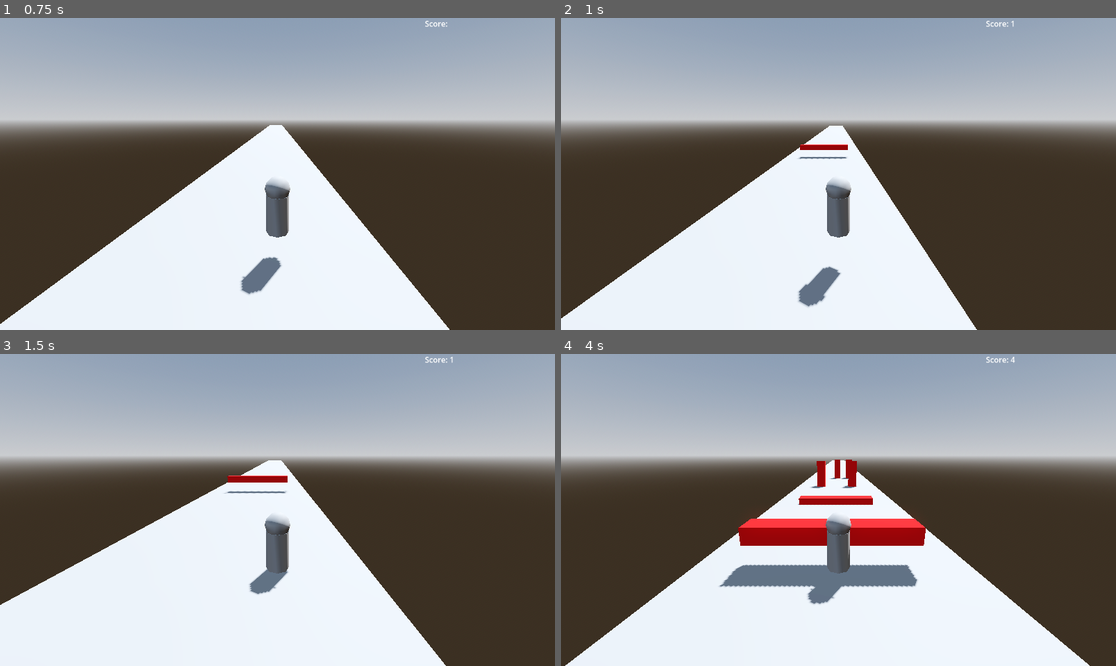
Above: before the commit, frames 1-4 (two rows, left to right).
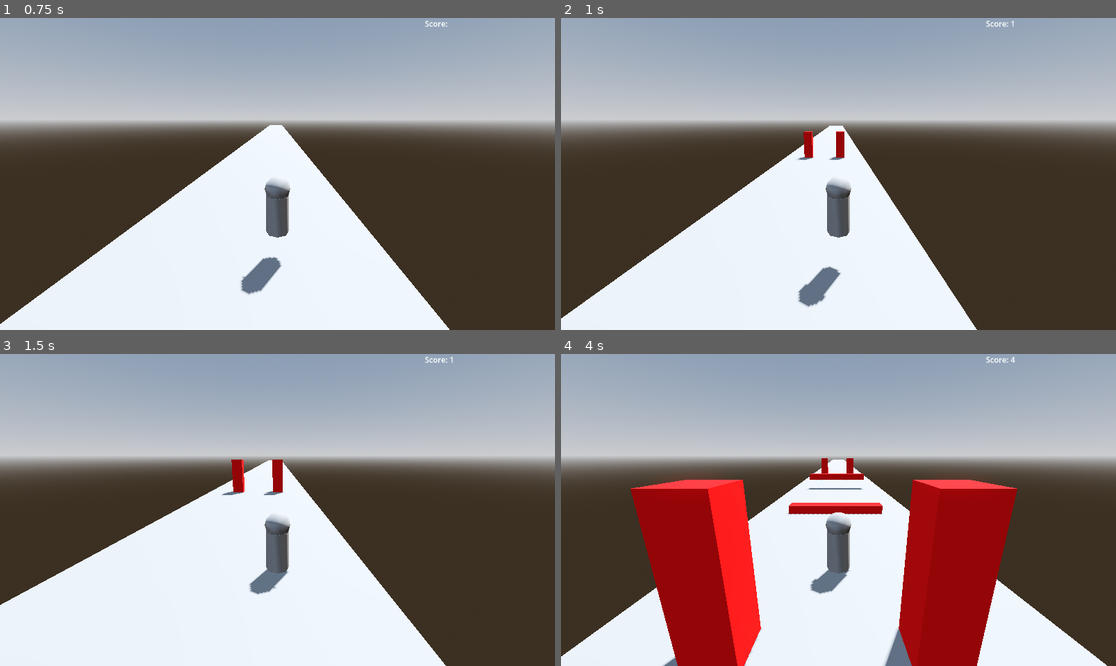
Above: after the commit, the same moments.

Repository: sebastian946/Learn_endless_runner
Game: Godot game, scene res://Scenes/Main.tscn
Same seed, same stepped clock (60 frames per second), same inputs: the game is played once before the commit and once after it.
Inputs:
- Up to frame 1 (0.75 s): tap Enter (ui_accept) at 0.5 s; hold Right (ui_right) from 0.53 s (still down)
- Up to frame 2 (1 s): keep holding Right (ui_right); tap Enter (ui_accept) at 0.77 s
- Up to frame 3 (1.5 s): release Right (ui_right) at 1.28 s; hold Down (ui_down) from 1.28 s (still down)
- Up to frame 4 (4 s): tap Enter (ui_accept) at 1.52, 3.02, 3.77 s; release Down (ui_down) at 2.03 s; hold Right (ui_right) 2.03-3.53 s; hold Left (ui_left) from 3.53 s (still down)

Frame 1 is identical in both runs. In frame 2, 0.4% of the frame differs, in the area x 42-52%, y 36-46%; in frame 3, 0.6%; in frame 4, 27%, in the area x 0-99%, y 33-100%.

Commit message:
Create the coin process

Diff:
--- a/Scenes/GameManager.gd
+++ b/Scenes/GameManager.gd
@@ -3,9 +3,11 @@
 signal ScoreUpdated(score:int)
 
 @export var ObstacleScene: Array[PackedScene] = []
+@export var PowerUpScene: Array[PackedScene] = []
 @export var MinSpawnTime: float = 1.0
 @export var MaxSpawnTime: float = 2.0
 @export var SpawnDistance: float = -20.0
+@export var PickUpableSpawnChance : float = .3
 
 
 var score: int = 0
@@ -13,25 +15,38 @@
 
 
 func _on_spawn_timer_timeout() -> void:
-	var obstacleScene = ObstacleScene[randi() % ObstacleScene.size()]
-	var currentOB = obstacleScene.instantiate()
-
-	if currentOB.CurrentObstacleType == Obstacle.ObstacleType.LOW or currentOB.CurrentObstacleType == Obstacle.ObstacleType.HIGH:
-		var obstacle = obstacleScene.instantiate()
-		obstacle.position = Vector3(0, 0,SpawnDistance)
-		$ObstacleContainer.add_child(obstacle)
-		currentOB.queue_free()
+	var randValue = randf()
+	if randValue < PickUpableSpawnChance:
+		var obstacleScene = PowerUpScene[randi() % PowerUpScene.size()]
+		var currentOB = obstacleScene.instantiate()
+		var spawnLane = randi() % 3
+		currentOB.position = Vector3(lanePosition[spawnLane], 0, SpawnDistance)
+		$ObstacleContainer.add_child(currentOB)
 	else:
-		var openLane = randi() % 3
-		for i in range(3):
-			if i != openLane:
-				var obstacle = obstacleScene.instantiate()
-				obstacle.position = Vector3(lanePosition[i], 0,SpawnDistance)
-				$ObstacleContainer.add_child(obstacle)
-		currentOB.queue_free()
+		var obstacleScene = ObstacleScene[randi() % ObstacleScene.size()]
+		var currentOB = obstacleScene.instantiate()
+		if currentOB.CurrentObstacleType == Obstacle.ObstacleType.LOW or currentOB.CurrentObstacleType == Obstacle.ObstacleType.HIGH:
+			var obstacle = obstacleScene.instantiate()
+			obstacle.position = Vector3(0, 0,SpawnDistance)
+			$ObstacleContainer.add_child(obstacle)
+			currentOB.queue_free()
+		else:
+			var openLane = randi() % 3
+			for i in range(3):
+				if i != openLane:
+					var obstacle = obstacleScene.instantiate()
+					obstacle.position = Vector3(lanePosition[i], 0,SpawnDistance)
+					$ObstacleContainer.add_child(obstacle)
+			currentOB.queue_free()
 
 
 func _on_score_timer_timeout() -> void:
 	score += 1
 	ScoreUpdated.emit(score)
 	pass # Replace with function body.
+
+
+func _on_player_add_score(score: int) -> void:
+	self.score += score
+	ScoreUpdated.emit(score)
+	pass # Replace with function body.
--- a/Scenes/Main.tscn
+++ b/Scenes/Main.tscn
@@ -1,10 +1,11 @@
-[gd_scene load_steps=13 format=3 uid="uid://blljswsk5sc4o"]
+[gd_scene load_steps=15 format=3 uid="uid://blljswsk5sc4o"]
 
 [ext_resource type="Script" uid="uid://chcpnijcsm2ik" path="res://Scenes/GameManager.gd" id="1_kln2b"]
 [ext_resource type="Script" uid="uid://bsm7te63qn5ct" path="res://Scenes/player.gd" id="1_r150o"]
 [ext_resource type="PackedScene" uid="uid://cx5woti4g3xt1" path="res://Scenes/obstacle/standar_obstacle.tscn" id="2_idj7w"]
 [ext_resource type="PackedScene" uid="uid://ie84wadau2xh" path="res://Scenes/obstacle/lower_obstacle.tscn" id="3_rgh2o"]
 [ext_resource type="PackedScene" uid="uid://cdy1ci68hs0ib" path="res://Scenes/obstacle/upper_obstacle.tscn" id="4_pbw6q"]
+[ext_resource type="PackedScene" uid="uid://cwrwekueeraah" path="res://Scenes/coin/coin.tscn" id="5_jw32o"]
 [ext_resource type="Script" uid="uid://dstwyjtqxa5ka" path="res://Scenes/ui_manager.gd" id="6_v1gob"]
 
 [sub_resource type="ProceduralSkyMaterial" id="ProceduralSkyMaterial_c1w88"]
@@ -29,12 +30,16 @@
 radius = 0.47027588
 height = 1.0
 
+[sub_resource type="CapsuleShape3D" id="CapsuleShape3D_jw32o"]
+height = 1.9592285
+
 [sub_resource type="BoxShape3D" id="BoxShape3D_c1w88"]
 size = Vector3(10, 0.5, 200)
 
 [node name="GameManager" type="Node3D"]
 script = ExtResource("1_kln2b")
 ObstacleScene = Array[PackedScene]([ExtResource("2_idj7w"), ExtResource("3_rgh2o"), ExtResource("4_pbw6q")])
+PowerUpScene = Array[PackedScene]([ExtResource("5_jw32o")])
 
 [node name="WorldEnvironment" type="WorldEnvironment" parent="."]
 environment = SubResource("Environment_idj7w")
@@ -88,6 +93,12 @@
 grow_horizontal = 0
 text = "Score:"
 
+[node name="PowerUpCollider" type="Area3D" parent="Player"]
+
+[node name="CollisionShape3D" type="CollisionShape3D" parent="Player/PowerUpCollider"]
+transform = Transform3D(1, 0, 0, 0, 1, 0, 0, 0, 1, 0, -0.14611816, 0)
+shape = SubResource("CapsuleShape3D_jw32o")
+
 [node name="Enviorement" type="Node3D" parent="."]
 
 [node name="StaticBody3D" type="StaticBody3D" parent="Enviorement"]
@@ -109,5 +120,7 @@
 autostart = true
 
 [connection signal="ScoreUpdated" from="." to="Player/UI Manager" method="_on_game_manager_score_updated"]
+[connection signal="AddScore" from="Player" to="." method="_on_player_add_score"]
+[connection signal="area_entered" from="Player/PowerUpCollider" to="Player" method="_on_power_up_collider_area_entered"]
 [connection signal="timeout" from="SpawnTimer" to="." method="_on_spawn_timer_timeout"]
 [connection signal="timeout" from="ScoreTimer" to="." method="_on_score_timer_timeout"]
--- /dev/null
+++ b/Scenes/coin/coin.tscn
@@ -0,0 +1,24 @@
+[gd_scene load_steps=5 format=3 uid="uid://cwrwekueeraah"]
+
+[ext_resource type="Script" uid="uid://6nesgnifel6a" path="res://Scenes/coin/pick_up.gd" id="1_iat35"]
+
+[sub_resource type="BoxMesh" id="BoxMesh_tpob0"]
+
+[sub_resource type="StandardMaterial3D" id="StandardMaterial3D_iat35"]
+albedo_color = Color(1, 1, 0, 1)
+
+[sub_resource type="BoxShape3D" id="BoxShape3D_ivw3j"]
+size = Vector3(0.28833008, 0.24890137, 0.2824707)
+
+[node name="Coin" type="Area3D"]
+script = ExtResource("1_iat35")
+
+[node name="CSGMesh3D" type="CSGMesh3D" parent="."]
+transform = Transform3D(0.29314816, 0, 0, 0, 0.23839986, 0, 0, 0, 0.27793843, 0, 0.70049214, 0)
+calculate_tangents = false
+mesh = SubResource("BoxMesh_tpob0")
+material = SubResource("StandardMaterial3D_iat35")
+
+[node name="CollisionShape3D" type="CollisionShape3D" parent="."]
+transform = Transform3D(1, 0, 0, 0, 1, 0, 0, 0, 1, 0.0070602894, 0.70215034, -0.00029540062)
+shape = SubResource("BoxShape3D_ivw3j")
--- /dev/null
+++ b/Scenes/coin/pick_up.gd
@@ -0,0 +1,10 @@
+extends Area3D
+
+class_name Pickup
+
+enum PickupType {COIN, POWERUP, BOOST}
+@export var Score = 1
+@export var Speed : float = 10.0
+
+func _process(delta: float) -> void:
+	position.z += Speed * delta
--- a/Scenes/player.gd
+++ b/Scenes/player.gd
@@ -1,5 +1,6 @@
 extends CharacterBody3D
 
+signal AddScore(score:int)
 
 @export var Speed = 10.0
 @export var JumpVelocity = 4.5
@@ -49,3 +50,10 @@
 			$StandingCollision.disabled = false
 
 	move_and_slide()
+
+
+func _on_power_up_collider_area_entered(area: Area3D) -> void:
+	if area is Pickup:
+		AddScore.emit(area.Score)
+
+	pass # Replace with function body.
Not shown, added: Scenes/coin/pick_up.gd.uid
